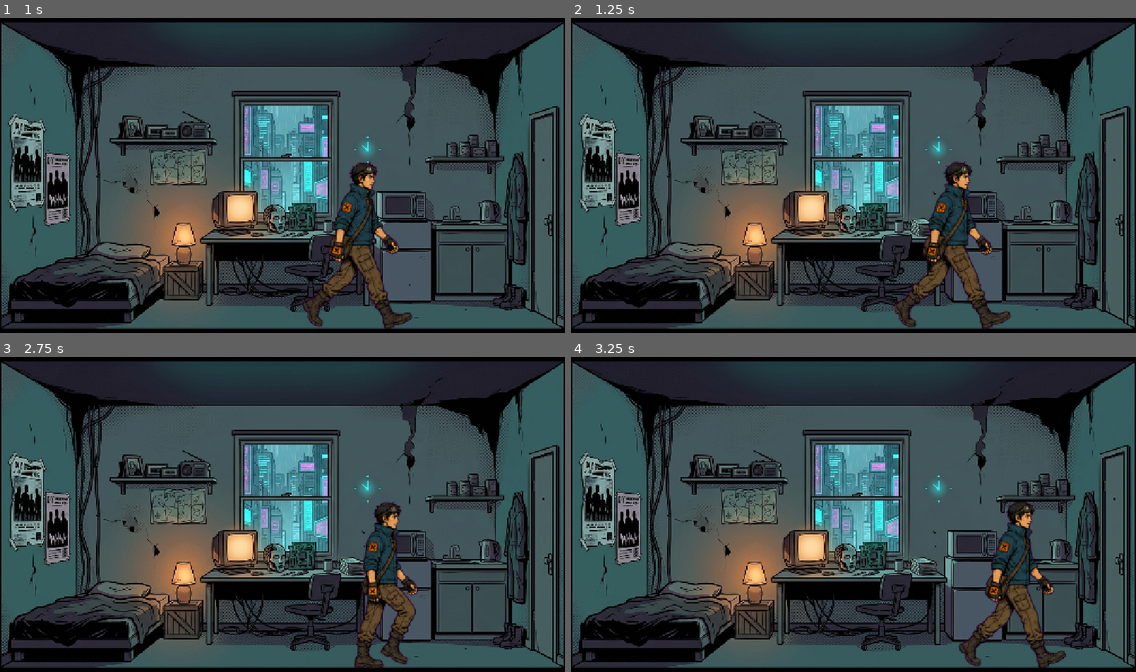
Above: before the commit, frames 1-4 (two rows, left to right).
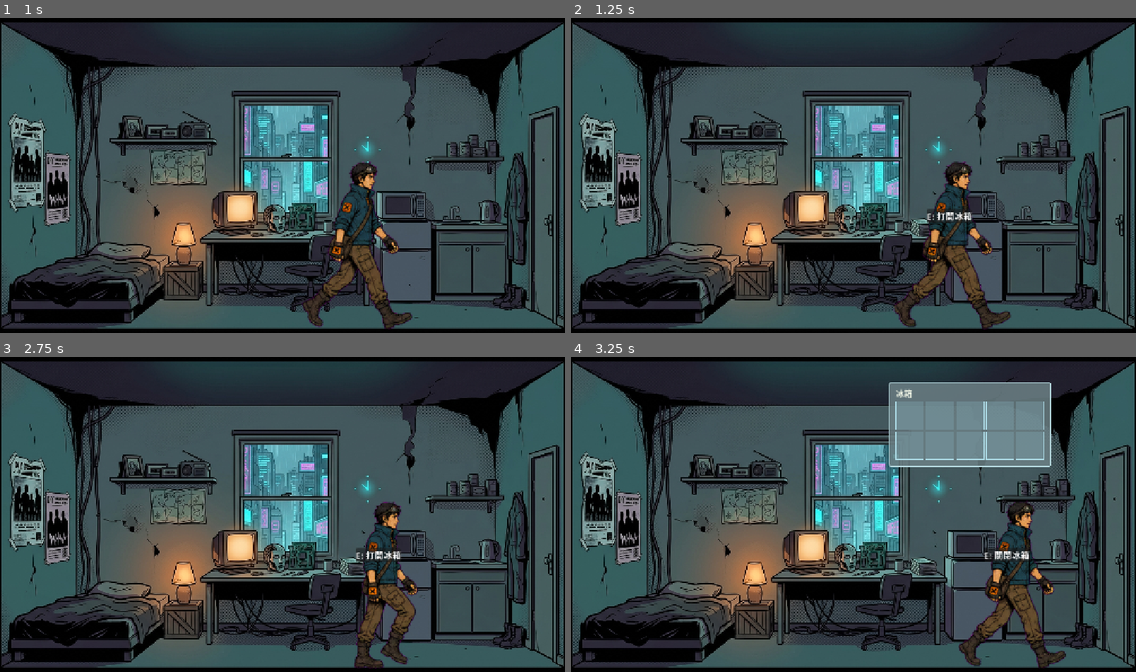
Above: after the commit, the same moments.

Repository: shellpig/After-The-Model
Game: Godot game, scene res://apartment_room.tscn
The game is run twice, just before and just after one commit, with the same random seed, the same clock (stepped at 60 frames per second) and the same inputs.
Inputs:
- Up to frame 1 (1 s): tap Enter at 0.5 s; hold D (move_right) from 0.53 s (still down); tap E (interact_primary) at 0.6 s
- Up to frame 2 (1.25 s): keep holding D (move_right)
- Up to frame 3 (2.75 s): release D (move_right) at 1.28 s; hold A (move_left) 1.28-2.03 s; tap E (interact_primary) at 1.35, 2.1 s; hold D (move_right) from 2.03 s (still down)
- Up to frame 4 (3.25 s): keep holding D (move_right); tap E (interact_primary) at 2.85 s

Frame 1 is identical in both runs. In frame 2, 0.2% of the frame differs, in the area x 63-71%, y 60-66%; in frame 3, 0.2%; in frame 4, 7.9%, in the area x 56-85%, y 8-66%.

Commit message:
Add fridge container interaction

Diff:
--- a/apartment_room.gd
+++ b/apartment_room.gd
@@ -8,12 +8,25 @@
 	"cabinet_storage": {
 		"title": "櫥櫃",
 		"cols": 5,
-		"rows": 3
+		"rows": 3,
+		"skin": "cabinet",
+		"panel_position": Vector2(844.0, 64.0)
+	},
+	"fridge_storage": {
+		"title": "冰箱",
+		"cols": 5,
+		"rows": 2,
+		"skin": "fridge",
+		"panel_position": Vector2(720.0, 64.0)
 	}
 }
 
 const MESSAGE_CHARS_PER_SECOND := 3.0
 const MESSAGE_PADDING := Vector2(32.0, 20.0)
+const CONTAINER_SLOT_SIZE := Vector2(64.0, 64.0)
+const CONTAINER_SLOT_GAP := 4.0
+const CONTAINER_PANEL_PADDING := Vector2(16.0, 16.0)
+const CONTAINER_TITLE_HEIGHT := 24.0
 
 @onready var prompt_panel: Control = $UI/PromptPanel
 @onready var prompt_label: Label = $UI/PromptPanel/MarginContainer/PromptLabel
@@ -25,11 +38,12 @@
 @onready var player: Node2D = $Player
 
 var current_interactable: Area2D = null
+var nearby_interactables: Array[Area2D] = []
 var message_full_text := ""
 var message_elapsed := 0.0
 
 func _ready() -> void:
-	_apply_container_panel_style()
+	_apply_container_panel_style("cabinet")
 	_apply_message_box_style()
 	prompt_panel.visible = false
 	prompt_label.visible = true
@@ -44,31 +58,67 @@
 func _process(_delta: float) -> void:
 	_update_message_typewriter(_delta)
 
+	_refresh_current_interactable()
+
 	if current_interactable == null:
 		return
 
 	_position_prompt_above_player()
 
 	if Input.is_action_just_pressed("interact_primary"):
-		match current_interactable.interaction_id:
-			"cabinet_storage":
-				_toggle_container()
-			"bed_sleep":
-				_toggle_message()
+		if CONTAINERS.has(current_interactable.interaction_id):
+			_toggle_container()
+		else:
+			match current_interactable.interaction_id:
+				"bed_sleep":
+					_toggle_message()
 
 func _on_interactable_entered(interactable: Area2D) -> void:
-	current_interactable = interactable
-	_update_prompt()
+	if not nearby_interactables.has(interactable):
+		nearby_interactables.append(interactable)
+	_refresh_current_interactable()
 
 func _on_interactable_exited(interactable: Area2D) -> void:
-	if current_interactable != interactable:
+	nearby_interactables.erase(interactable)
+	_refresh_current_interactable()
+
+func _refresh_current_interactable() -> void:
+	var closest_interactable := _get_closest_interactable()
+	if current_interactable == closest_interactable:
 		return
 
-	current_interactable = null
-	prompt_panel.visible = false
+	current_interactable = closest_interactable
 	container_panel.visible = false
 	message_box.visible = false
 	_clear_message_typewriter()
+
+	if current_interactable == null:
+		prompt_panel.visible = false
+	else:
+		_update_prompt()
+
+func _get_closest_interactable() -> Area2D:
+	var closest_interactable: Area2D = null
+	var closest_distance := INF
+	var player_position := player.global_position
+
+	for interactable in nearby_interactables:
+		if not is_instance_valid(interactable):
+			continue
+
+		var distance := player_position.distance_squared_to(_get_interactable_position(interactable))
+		if distance < closest_distance:
+			closest_distance = distance
+			closest_interactable = interactable
+
+	return closest_interactable
+
+func _get_interactable_position(interactable: Area2D) -> Vector2:
+	var collision_shape := interactable.get_node_or_null("CollisionShape2D") as CollisionShape2D
+	if collision_shape != null:
+		return collision_shape.global_position
+
+	return interactable.global_position
 
 func _toggle_container() -> void:
 	message_box.visible = false
@@ -93,22 +143,36 @@
 	var container_data: Dictionary = CONTAINERS.get(container_id, {})
 	container_title_label.text = container_data.get("title", "")
 	container_grid.columns = container_data.get("cols", 1)
+	var skin_id: String = container_data.get("skin", "cabinet")
+	container_panel.position = container_data.get("panel_position", container_panel.position)
+	_apply_container_panel_style(skin_id)
 
 	var slot_count: int = container_data.get("cols", 1) * container_data.get("rows", 1)
 	while container_grid.get_child_count() < slot_count:
 		var slot := Button.new()
-		slot.custom_minimum_size = Vector2(64, 64)
+		slot.custom_minimum_size = CONTAINER_SLOT_SIZE
 		container_grid.add_child(slot)
 
 	for index in range(container_grid.get_child_count()):
 		var slot := container_grid.get_child(index)
 		slot.visible = index < slot_count
-		_apply_container_slot_style(slot)
-
-func _apply_container_panel_style() -> void:
+		_apply_container_slot_style(slot, skin_id)
+
+	_resize_container_panel(container_data.get("cols", 1), container_data.get("rows", 1))
+
+func _resize_container_panel(cols: int, rows: int) -> void:
+	var width: float = cols * CONTAINER_SLOT_SIZE.x + max(cols - 1, 0) * CONTAINER_SLOT_GAP + CONTAINER_PANEL_PADDING.x * 2.0
+	var height: float = rows * CONTAINER_SLOT_SIZE.y + max(rows - 1, 0) * CONTAINER_SLOT_GAP + CONTAINER_PANEL_PADDING.y * 2.0 + CONTAINER_TITLE_HEIGHT
+	container_panel.size = Vector2(width, height)
+
+func _apply_container_panel_style(skin_id: String) -> void:
 	var panel_style := StyleBoxFlat.new()
-	panel_style.bg_color = Color(0.16, 0.10, 0.06, 0.88)
-	panel_style.border_color = Color(0.48, 0.27, 0.12, 1.0)
+	if skin_id == "fridge":
+		panel_style.bg_color = Color(0.42, 0.50, 0.52, 0.86)
+		panel_style.border_color = Color(0.72, 0.86, 0.88, 1.0)
+	else:
+		panel_style.bg_color = Color(0.16, 0.10, 0.06, 0.88)
+		panel_style.border_color = Color(0.48, 0.27, 0.12, 1.0)
 	panel_style.border_width_left = 2
 	panel_style.border_width_top = 2
 	panel_style.border_width_right = 2
@@ -124,26 +188,40 @@
 	container_panel.add_theme_stylebox_override("panel", panel_style)
 
 	container_title_label.add_theme_font_size_override("font_size", 18)
-	container_title_label.add_theme_color_override("font_color", Color(0.96, 0.82, 0.58, 1.0))
+	if skin_id == "fridge":
+		container_title_label.add_theme_color_override("font_color", Color(0.94, 0.96, 0.90, 1.0))
+	else:
+		container_title_label.add_theme_color_override("font_color", Color(0.96, 0.82, 0.58, 1.0))
 
 	container_grid.add_theme_constant_override("h_separation", 4)
 	container_grid.add_theme_constant_override("v_separation", 4)
 
-func _apply_container_slot_style(slot: Control) -> void:
+func _apply_container_slot_style(slot: Control, skin_id: String) -> void:
 	var normal_style := StyleBoxFlat.new()
-	normal_style.bg_color = Color(0.10, 0.07, 0.04, 0.80)
-	normal_style.border_color = Color(0.36, 0.22, 0.12, 1.0)
+	if skin_id == "fridge":
+		normal_style.bg_color = Color(0.48, 0.62, 0.66, 0.45)
+		normal_style.border_color = Color(0.68, 0.86, 0.90, 1.0)
+	else:
+		normal_style.bg_color = Color(0.10, 0.07, 0.04, 0.80)
+		normal_style.border_color = Color(0.36, 0.22, 0.12, 1.0)
 	normal_style.border_width_left = 1
 	normal_style.border_width_top = 1
 	normal_style.border_width_right = 1
 	normal_style.border_width_bottom = 1
 
 	var hover_style := normal_style.duplicate()
-	hover_style.bg_color = Color(0.18, 0.11, 0.06, 0.92)
-	hover_style.border_color = Color(0.70, 0.42, 0.18, 1.0)
+	if skin_id == "fridge":
+		hover_style.bg_color = Color(0.62, 0.80, 0.86, 0.62)
+		hover_style.border_color = Color(0.82, 0.96, 1.0, 1.0)
+	else:
+		hover_style.bg_color = Color(0.18, 0.11, 0.06, 0.92)
+		hover_style.border_color = Color(0.70, 0.42, 0.18, 1.0)
 
 	var pressed_style := normal_style.duplicate()
-	pressed_style.bg_color = Color(0.07, 0.04, 0.025, 0.95)
+	if skin_id == "fridge":
+		pressed_style.bg_color = Color(0.36, 0.48, 0.52, 0.86)
+	else:
+		pressed_style.bg_color = Color(0.07, 0.04, 0.025, 0.95)
 
 	slot.add_theme_stylebox_override("normal", normal_style)
 	slot.add_theme_stylebox_override("hover", hover_style)
@@ -215,8 +293,10 @@
 	_position_prompt_above_player()
 
 	match current_interactable.interaction_id:
-		"cabinet_storage":
-			prompt_label.text = "E: 關閉櫥櫃" if container_panel.visible else current_interactable.prompt_text
+		"cabinet_storage", "fridge_storage":
+			var container_data: Dictionary = CONTAINERS.get(current_interactable.interaction_id, {})
+			var title: String = container_data.get("title", "")
+			prompt_label.text = "E: 關閉%s" % title if container_panel.visible else current_interactable.prompt_text
 		"bed_sleep":
 			prompt_label.text = "E: 關閉訊息" if message_box.visible else current_interactable.prompt_text
 		_:
--- a/apartment_room.tscn
+++ b/apartment_room.tscn
@@ -16,6 +16,9 @@
 [sub_resource type="RectangleShape2D" id="RectangleShape2D_n0yl8"]
 size = Vector2(82, 146)
 
+[sub_resource type="RectangleShape2D" id="RectangleShape2D_fridge"]
+size = Vector2(130, 210)
+
 [sub_resource type="RectangleShape2D" id="RectangleShape2D_5mejr"]
 size = Vector2(71.5, 131.5)
 
@@ -86,6 +89,16 @@
 shape = SubResource("RectangleShape2D_n0yl8")
 debug_color = Color(0.89592755, 0.31852657, 0, 0.41960785)
 
+[node name="FridgeStorageArea" type="Area2D" parent="Interactables" unique_id=1983745443]
+script = ExtResource("2_n0yl8")
+interaction_id = "fridge_storage"
+prompt_text = "E: 打開冰箱"
+
+[node name="CollisionShape2D" type="CollisionShape2D" parent="Interactables/FridgeStorageArea" unique_id=1807628310]
+position = Vector2(965, 585)
+shape = SubResource("RectangleShape2D_fridge")
+debug_color = Color(0.42, 0.74, 0.9, 0.41960785)
+
 [node name="BedSleepArea" type="Area2D" parent="Interactables" unique_id=1846612427]
 script = ExtResource("2_n0yl8")
 interaction_id = "bed_sleep"
